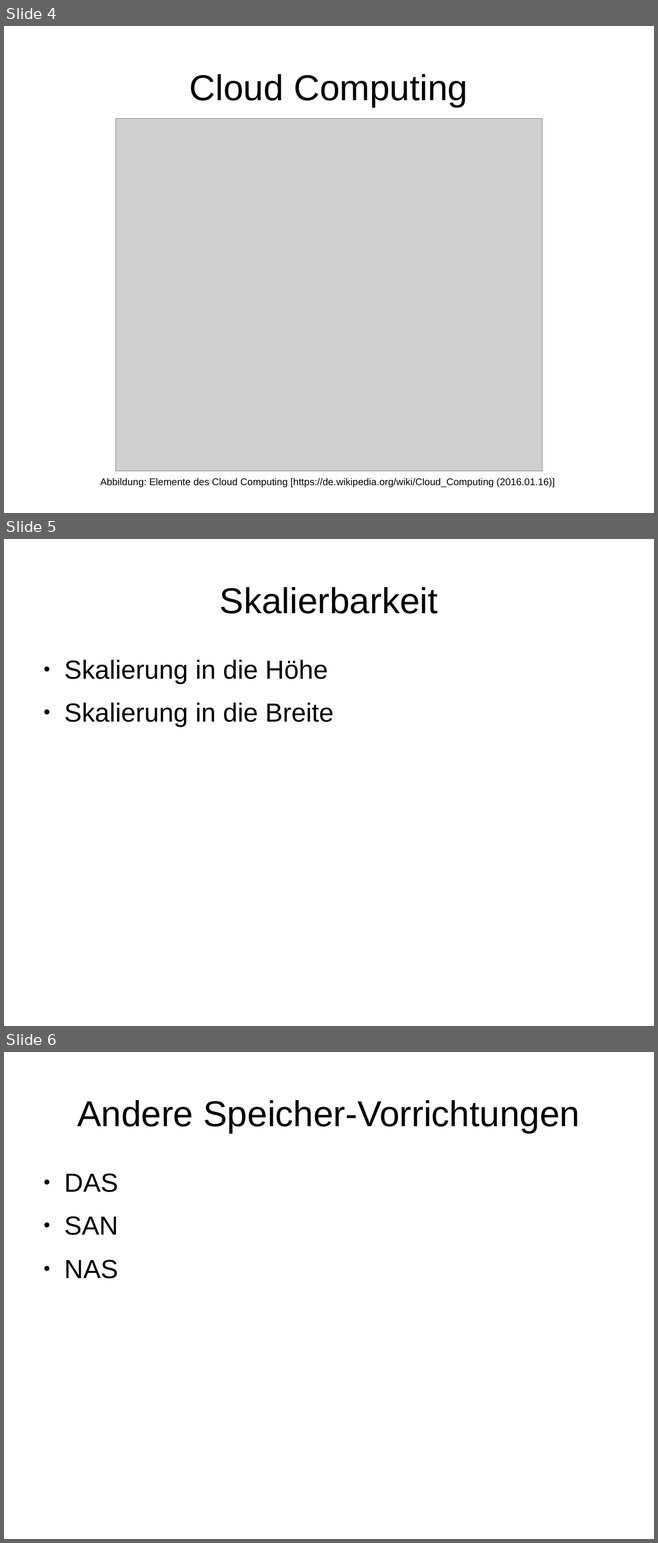
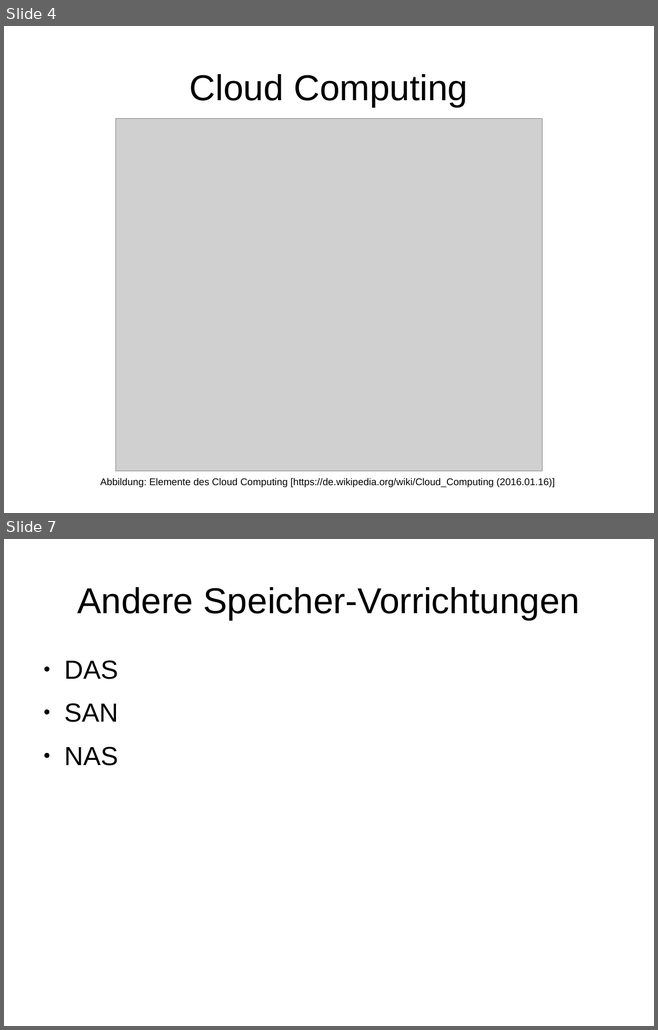
Before and after one commit to celentanos/inora, a slide deck: inora_vortrag.odp. Shown one above the other, each under a label of ours: slides 4, 5 and 6 before the commit, slides 4 and 7 after it; the slides between them are not shown. The pictures are 658x1543 and 658x1030 pixels, drawn with LibreOffice and Linux fonts; fonts in the diff are those of the drawing; grey boxes stand for pictures. Boxes give left, top, right and bottom in pixels: in the first picture for what was removed or moved away, otherwise in the second. Text is boxed around its words. In the diff, an @@ line names an element or a change of style, - is before the commit and + after.

```diff
--- a/inora_vortrag.odp
+++ b/inora_vortrag.odp
@@ slide 5 removed at [4, 539, 654, 1026], background #FFFFFF @@
@@ title removed at [220, 587, 438, 614] @@
-Skalierbarkeit
@@ text removed at [64, 660, 333, 727] @@
-● Skalierung in die Höhe
-● Skalierung in die Breite
@@ what was slide 6 is now slide 7 @@
```
Also in this commit, not shown: 2 slides added, 2 other files.
